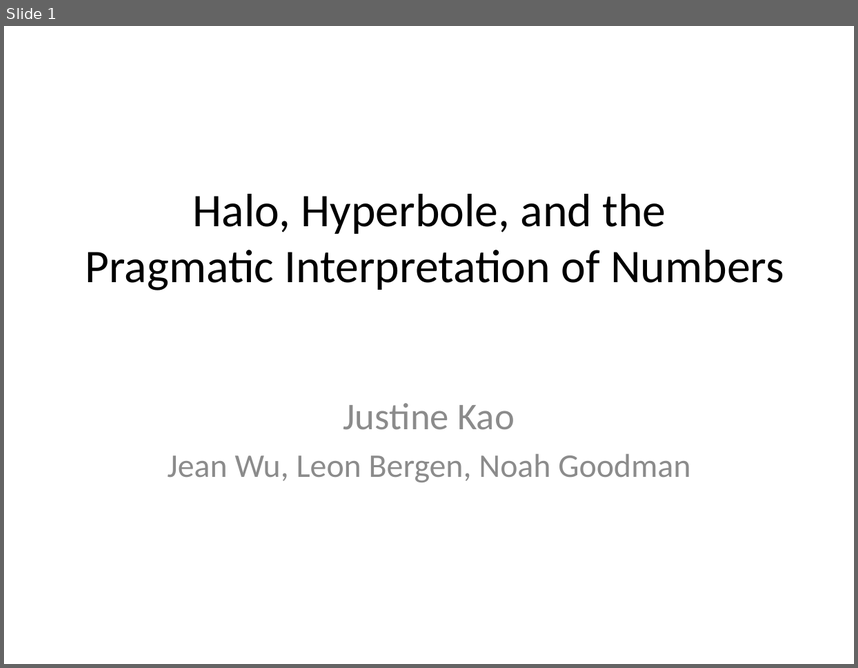
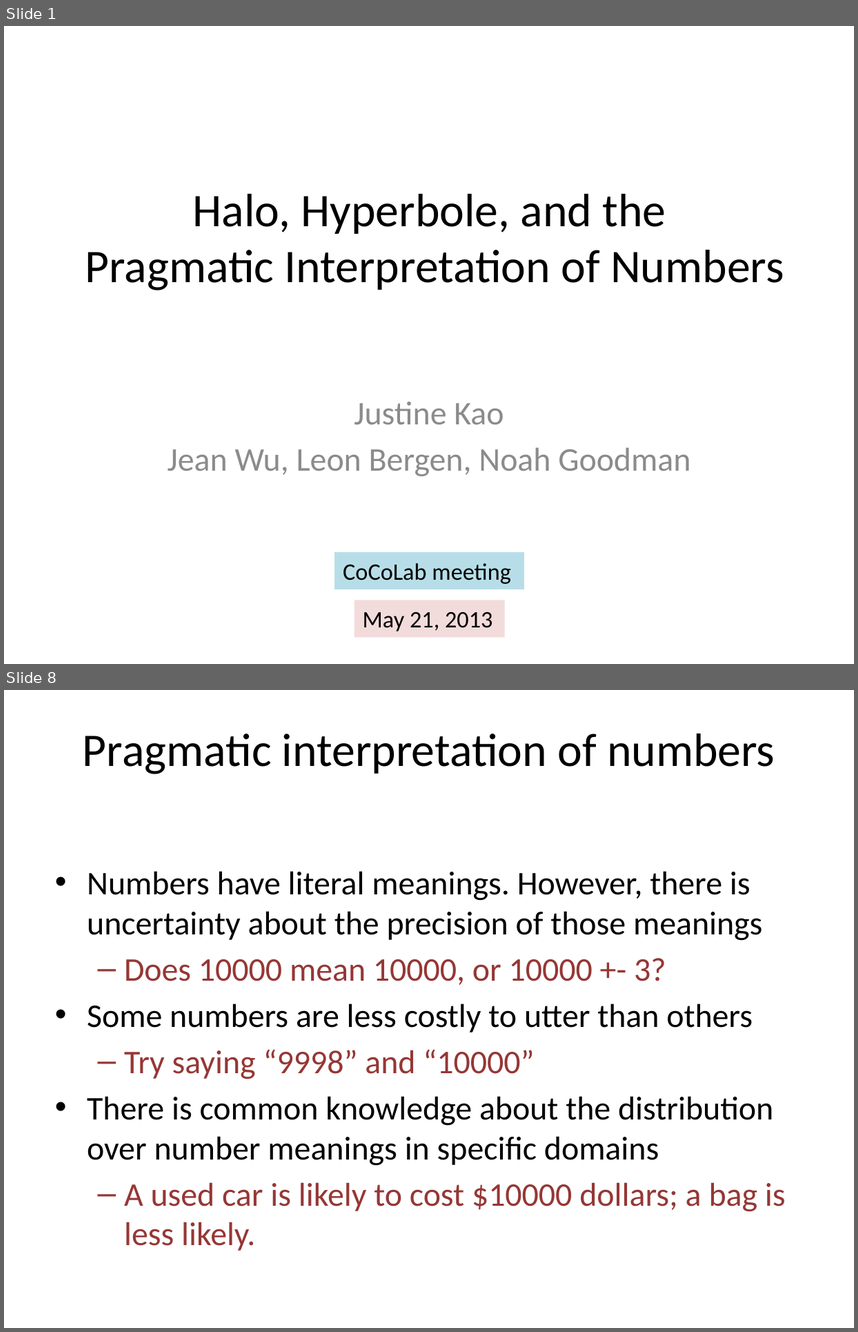
Before and after one commit to jeaneis/hyperbole, a slide deck: talks/cocolab_meeting_05212013/cocolab_meeting_05212013.pptx. Shown one above the other, each under a label of ours: slide 1 before the commit, slides 1 and 8 after it; the slides between them are not shown. The pictures are 858x668 and 858x1332 pixels, drawn with LibreOffice and Linux fonts; fonts in the diff are those of the drawing. Boxes give left, top, right and bottom in pixels: in the first picture for what was removed or moved away, otherwise in the second. Text is boxed around its words. In the diff, an @@ line names an element or a change of style, - is before the commit and + after.

Commit message:
slides for lab meeting talk

```diff
--- a/talks/cocolab_meeting_05212013/cocolab_meeting_05212013.pptx
+++ b/talks/cocolab_meeting_05212013/cocolab_meeting_05212013.pptx
@@ slide 8 added at [4,690,854,1328], background #FFFFFF @@
@@ title added at [83,733,775,774], 39.6 pt, text #000000 @@
+Pragmatic interpretation of numbers
@@ text added at [87,871,786,1250], 28 pt, text #000000 @@
+• Numbers have literal meanings. However, there is uncertainty about the precision of those meanings
+  – Does 10000 mean 10000, or 10000 +- 3?
+• Some numbers are less costly to utter than others
+  – Try saying “9998” and “10000”
+• There is common knowledge about the distribution over number meanings in specific domains
+  – A used car is likely to cost $10000 dollars; a bag is less likely.
@@ slide 1 changed as well @@
@@ subtitle at [354,401,504,424]: size 32 to 28 pt in "Justine Kao" @@
@@ rectangle added at [335,552,524,590], fill #B7DEE8, 20 pt, text #000000 @@
+CoCoLab meeting
@@ rectangle added at [355,600,505,637], fill #F2DCDB, 20 pt, text #000000 @@
+May 21, 2013
```
Also in this commit, not shown: 3 other slides changed, 26 other slides added, 21 other files.
